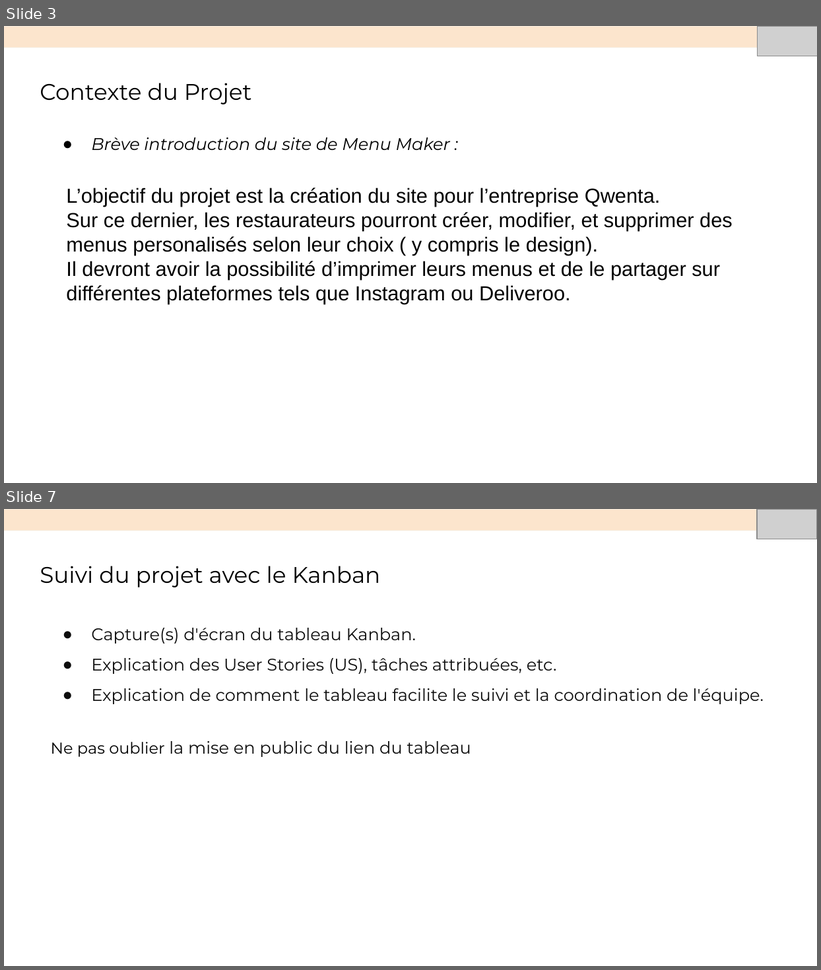
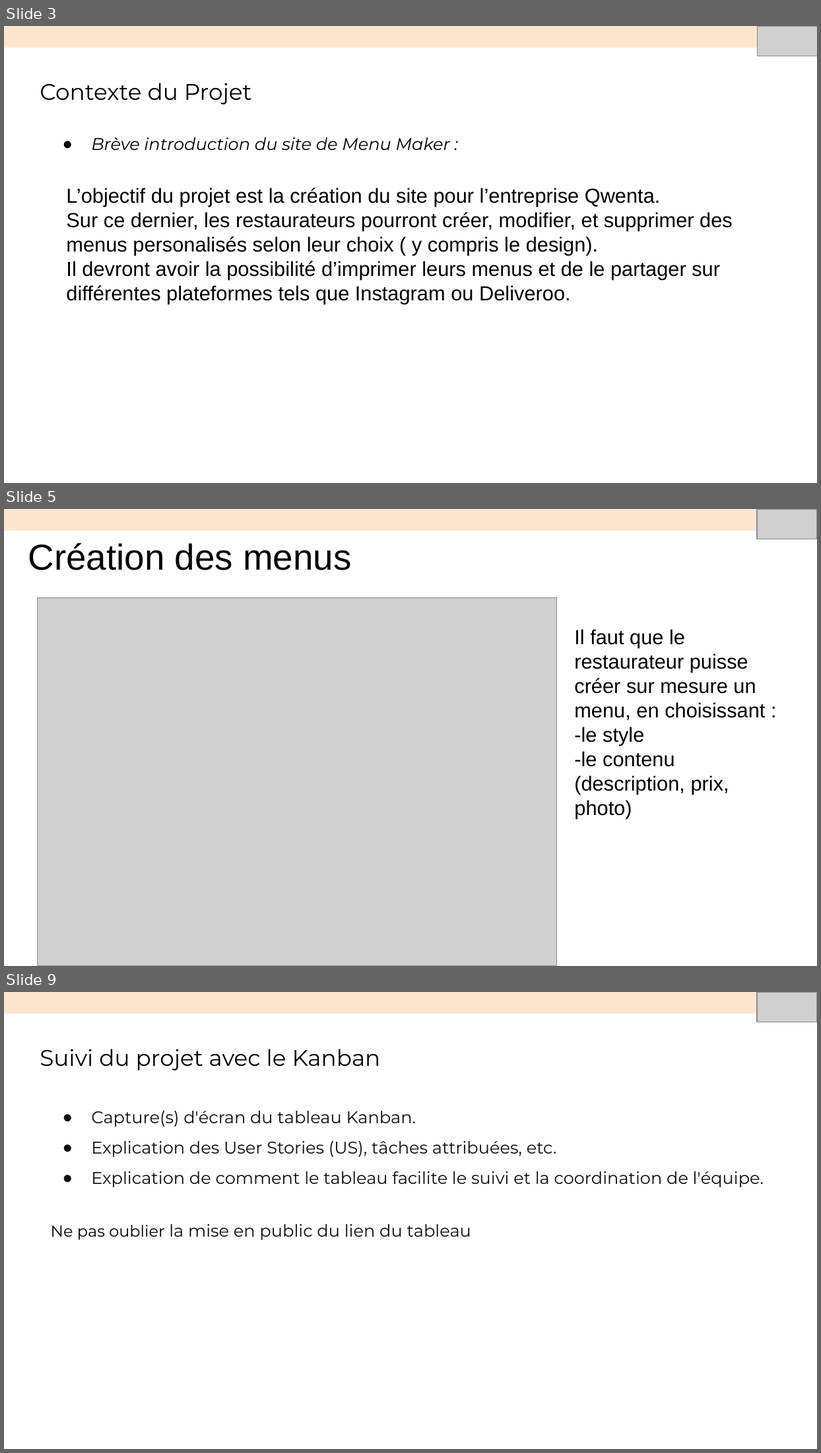
Before and after one commit to Nasus-Stackman/Projet7, a slide deck: Présentation.odp. Shown one above the other, each under a label of ours: slides 3 and 7 before the commit, slides 3, 5 and 9 after it; the slides between them are not shown. The pictures are 821x970 and 821x1453 pixels, drawn with LibreOffice and Linux fonts; fonts in the diff are those of the drawing; grey boxes stand for pictures. Boxes give left, top, right and bottom in pixels: in the first picture for what was removed or moved away, otherwise in the second. Text is boxed around its words. In the diff, an @@ line names an element or a change of style, - is before the commit and + after.

```diff
--- a/Présentation.odp
+++ b/Présentation.odp
@@ slide 5 added at <box>4,509,817,966</box>, background #FFFFFF @@
@@ rectangle added at <box>4,509,817,530</box>, fill #FCE5CD, outline #F7EDDE 0.74 pt @@
@@ picture added at <box>757,509,817,539</box> @@
@@ title added at <box>28,543,351,570</box>, 32 pt, text #000000 @@
+Création des menus
@@ picture added at <box>38,597,557,966</box> @@
@@ text added at <box>574,629,765,819</box>, 18 pt, text #000000 @@
+Il faut que le restaurateur puisse créer sur mesure un menu, en choisissant :
+-le style
+-le contenu (description, prix, photo)
@@ what was slide 7 is now slide 9 @@
```
Also in this commit, not shown: 2 slides changed, 1 other slide added, 1 other file.
